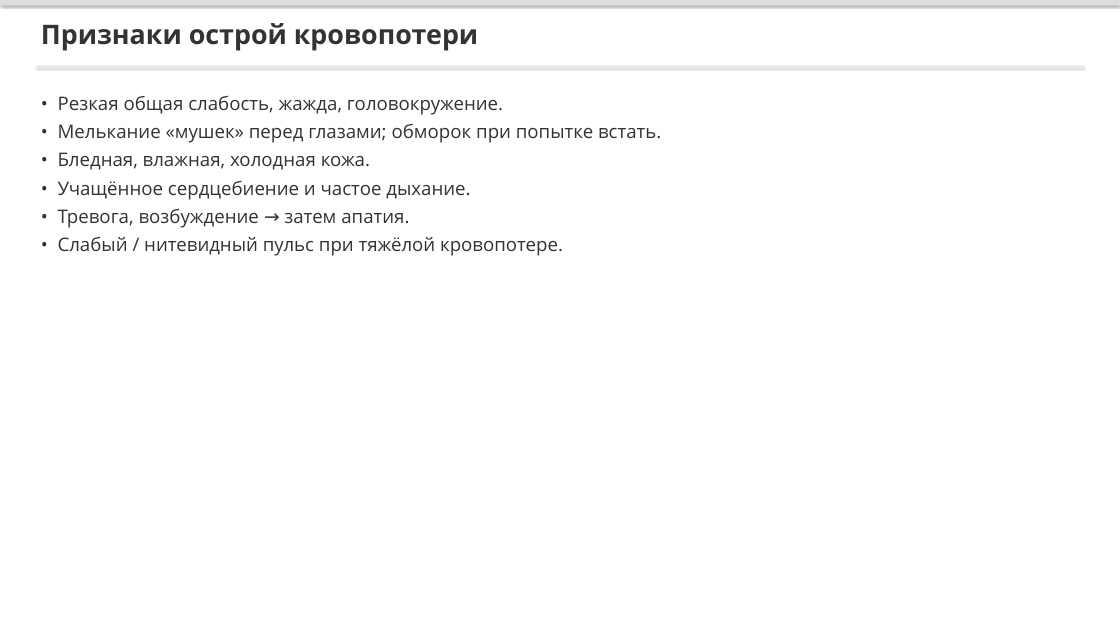
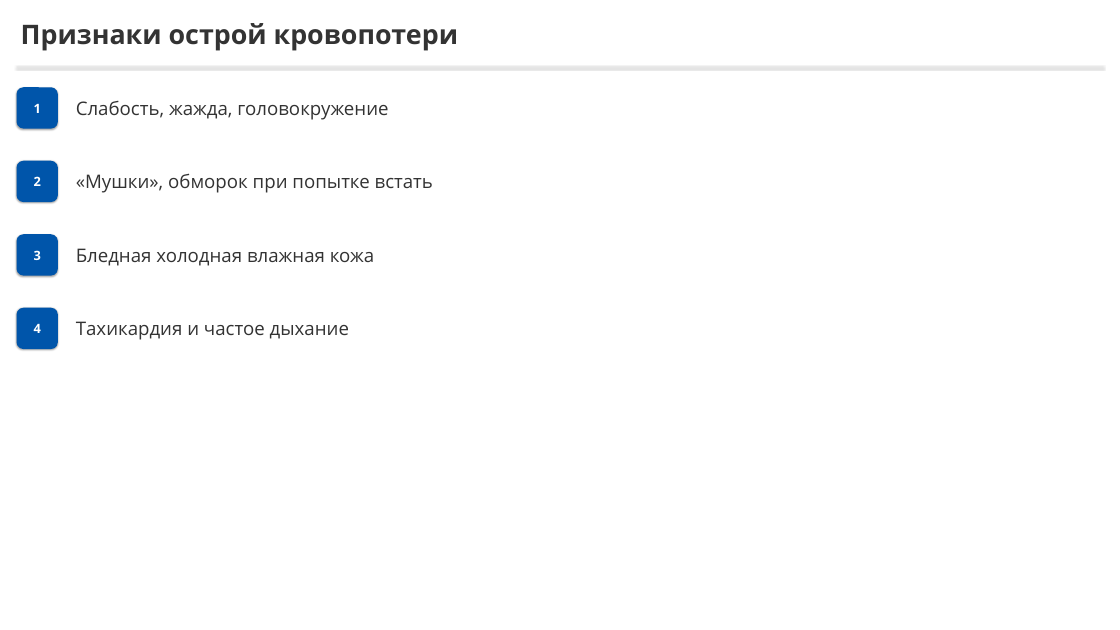
Before and after one commit to lysakalenushka-hash/-, a slide deck: slide 5 of tema2_bleeding/Признаки_наружного_кровотечения.pptx. Drawn at 1120x630 pixels with LibreOffice and Linux fonts; fonts in the diff are those of the drawing. Boxes give left, top, right and bottom in pixels: in the first picture for what was removed or moved away, otherwise in the second. Text is boxed around its words. In the diff, an @@ line names an element or a change of style, - is before the commit and + after.

```diff
--- a/tema2_bleeding/Признаки_наружного_кровотечения.pptx
+++ b/tema2_bleeding/Признаки_наружного_кровотечения.pptx
@@ rectangle removed at (0,0,1120,5) @@
@@ text "Признаки острой кровопотери": place and size @@
-text "Признаки острой кровопотери" at (41,23,478,51)
+text "Признаки острой кровопотери" at (21,23,458,51)
@@ rectangle: place and size @@
-rectangle at (37,67,1083,68)
+rectangle at (16,67,1103,68)
@@ rounded rectangle added at (16,87,58,129), fill #0055AA @@
@@ text added at (34,104,41,113), 22 pt, text #FFFFFF, bold @@
+1
@@ text removed at (58,96,661,256) @@
-• Резкая общая слабость, жажда, головокружение.
-• Мелькание «мушек» перед глазами; обморок при попытке встать.
-• Бледная, влажная, холодная кожа.
-• Учащённое сердцебиение и частое дыхание.
-• Тревога, возбуждение → затем апатия.
-• Слабый / нитевидный пульс при тяжёлой кровопотере.
@@ text added at (76,101,388,120), 32 pt, text #333333 @@
+Слабость, жажда, головокружение
@@ rounded rectangle added at (16,161,58,202), fill #0055AA @@
@@ text added at (34,176,41,186), 22 pt, text #FFFFFF, bold @@
+2
@@ text added at (76,173,433,193), 32 pt, text #333333 @@
+«Мушки», обморок при попытке встать
@@ rounded rectangle added at (16,234,58,275), fill #0055AA @@
@@ text added at (34,250,41,260), 22 pt, text #FFFFFF, bold @@
+3
@@ text added at (76,248,374,266), 32 pt, text #333333 @@
+Бледная холодная влажная кожа
@@ rounded rectangle added at (16,308,58,349), fill #0055AA @@
@@ text added at (34,324,41,333), 22 pt, text #FFFFFF, bold @@
+4
@@ text added at (76,321,349,340), 32 pt, text #333333 @@
+Тахикардия и частое дыхание
```
Also in this commit, not shown: 8 other slides changed, 7 other files.
